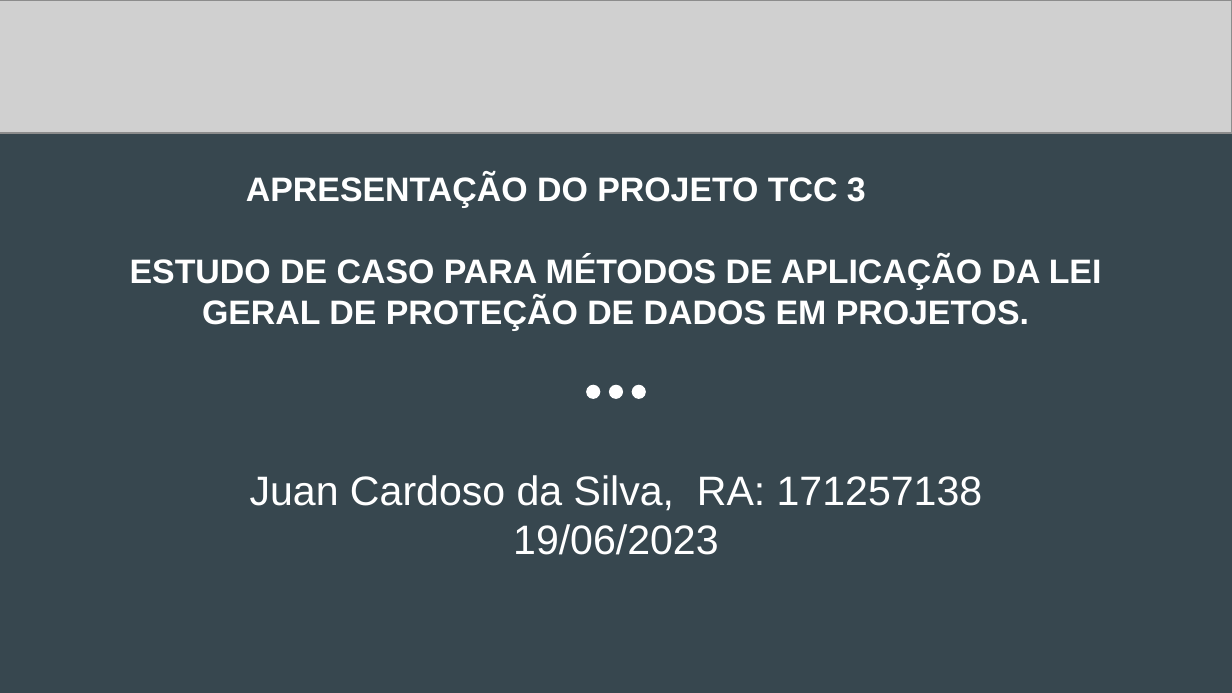
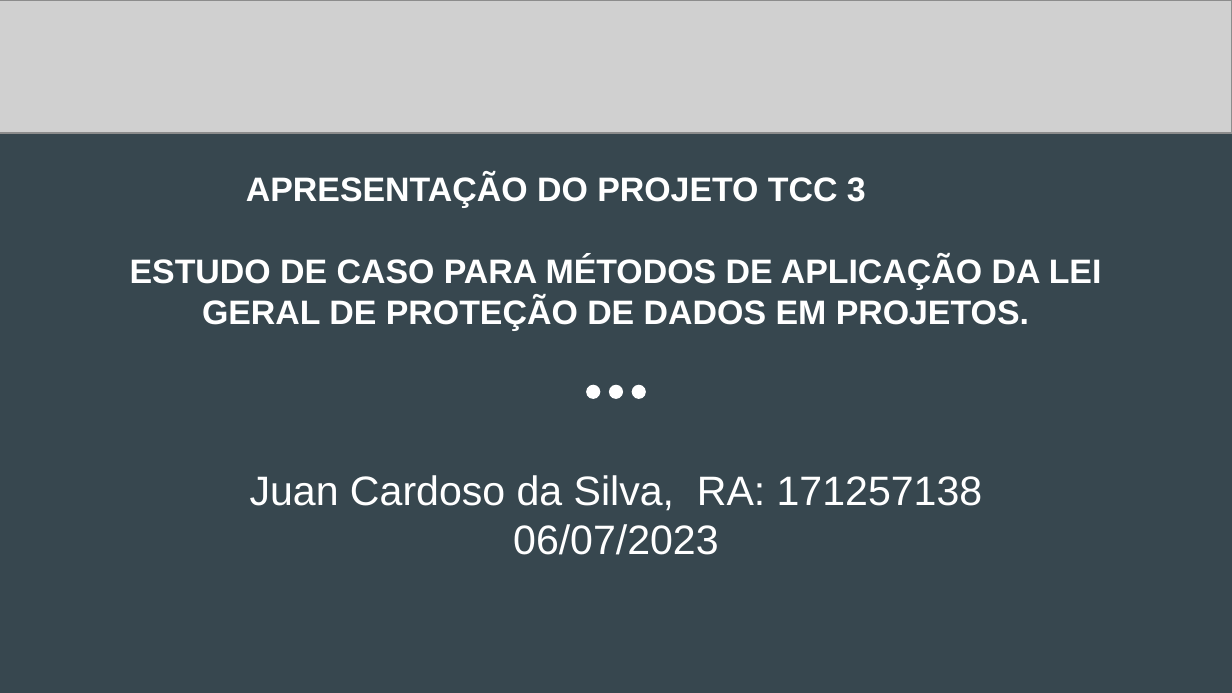
Before and after one commit to Dom-Juan/TCC-3, a slide deck: slide 1 of Apresentação do TCC 3 - Final.pptx. Drawn at 1232x693 pixels with LibreOffice and Linux fonts; fonts in the diff are those of the drawing; grey boxes stand for pictures. Boxes give left, top, right and bottom in pixels: in the first picture for what was removed or moved away, otherwise in the second. Text is boxed around its words. In the diff, an @@ line names an element or a change of style, - is before the commit and + after.

```diff
--- a/Apresentação do TCC 3 - Final.pptx
+++ b/Apresentação do TCC 3 - Final.pptx
@@ subtitle at bbox=[513, 524, 718, 555]: text changed @@
-19/06/2023
+06/07/2023
```
Also in this commit, not shown: 2 other slides changed, 10 slides added, 4 slides removed, 2 other files.
